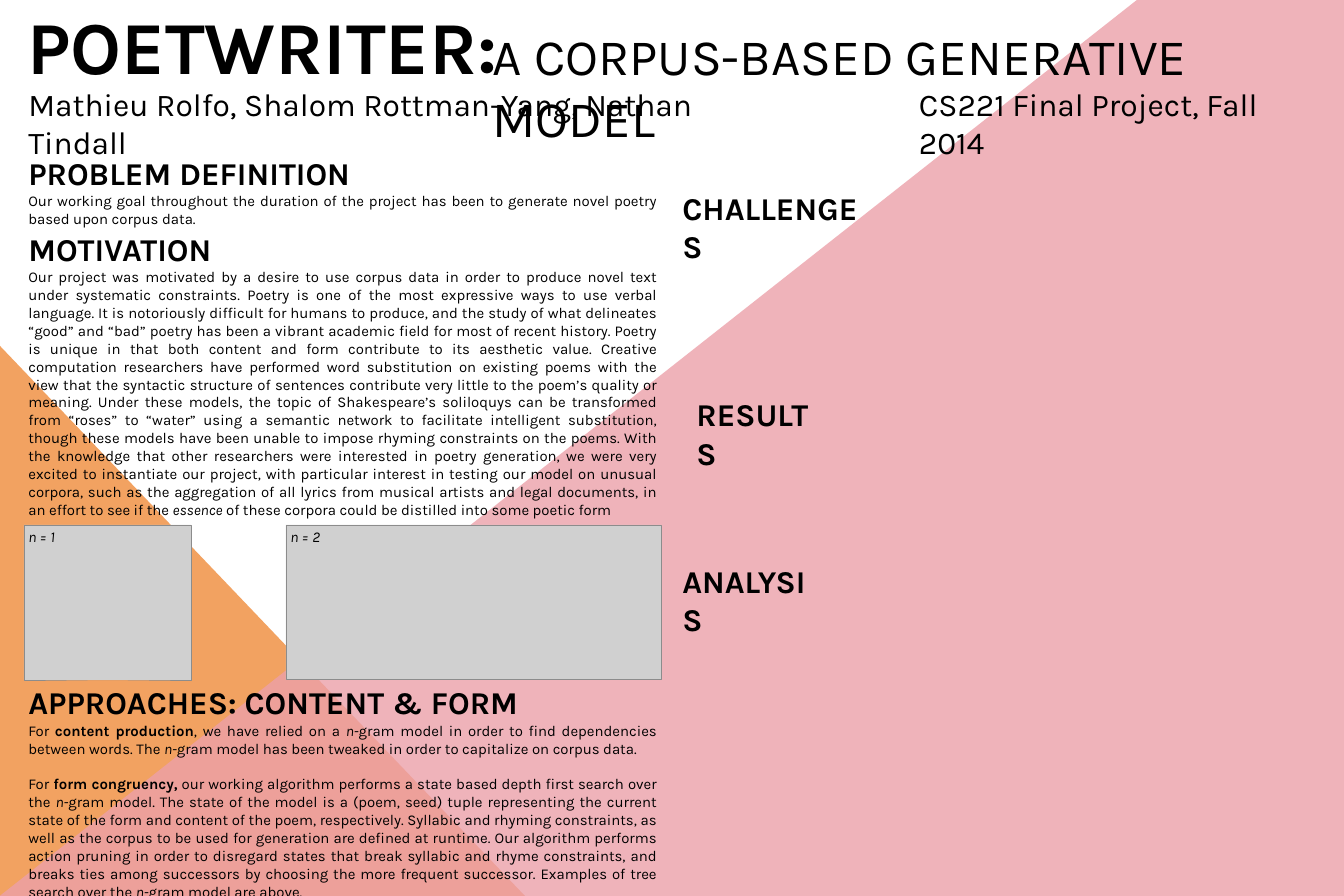
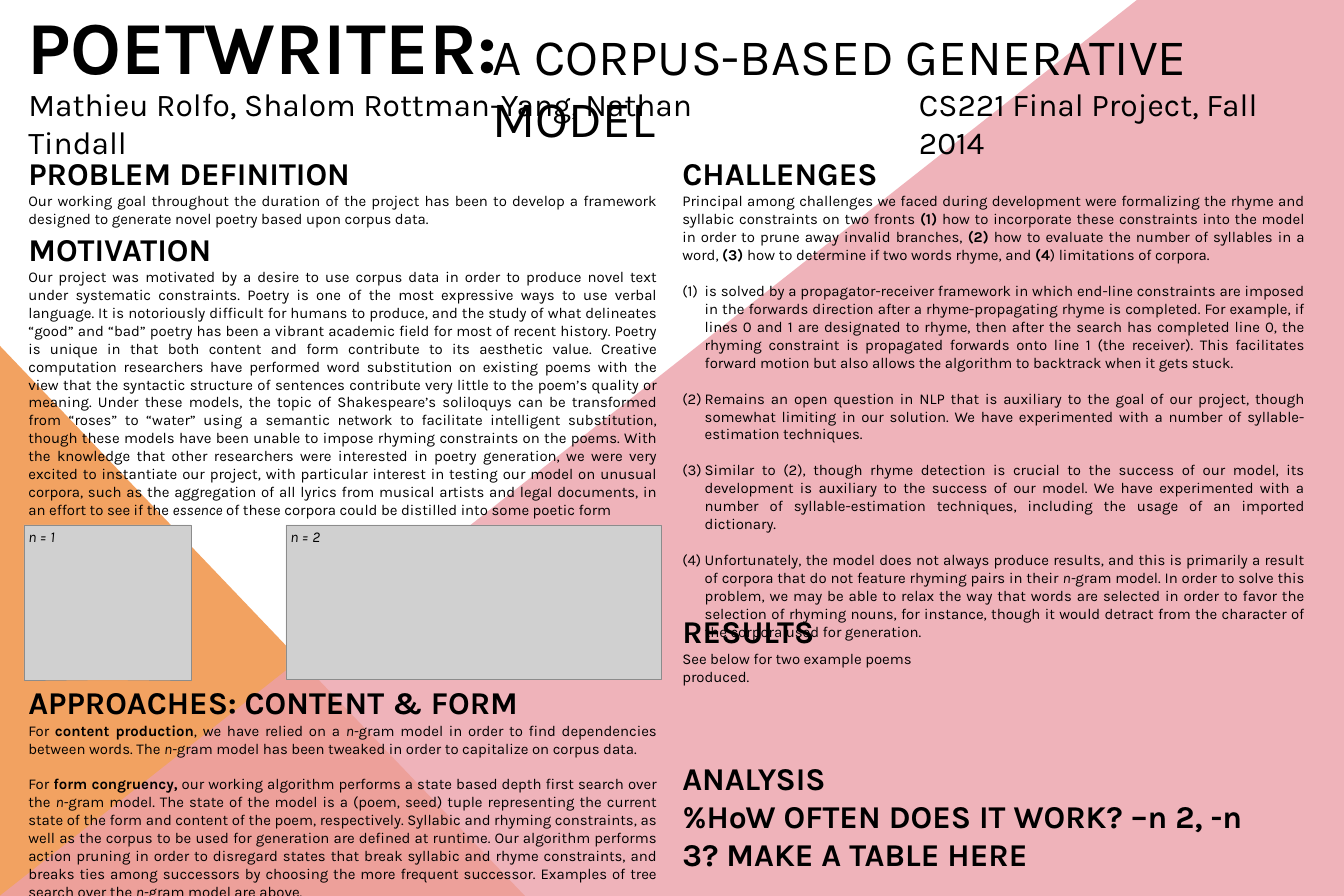
Before and after one commit to ntindall/poetwriter, a slide deck: slide 1 of project_poster.pptx. Drawn at 1344x896 pixels with LibreOffice and Linux fonts; fonts in the diff are those of the drawing; grey boxes stand for pictures. Boxes give left, top, right and bottom in pixels: in the first picture for what was removed or moved away, otherwise in the second. Text is boxed around its words. In the diff, an @@ line names an element or a change of style, - is before the commit and + after.

Commit message:
more poster

```diff
--- a/project_poster.pptx
+++ b/project_poster.pptx
@@ text added at (x1=682, y1=164, x2=1305, y2=623), 24 pt, text #000000 @@
+CHALLENGES
+Principal among challenges we faced during development were formalizing the rhyme and syllabic constraints on two fronts (1) how to incorporate these constraints into the model in order to prune away invalid branches, (2) how to evaluate the number of syllables in a word, (3) how to determine if two words rhyme, and (4) limitations of corpora.
+(1) is solved by a propagator-receiver framework in which end-line constraints are imposed in the forwards direction after a rhyme-propagating rhyme is completed. For example, if lines 0 and 1 are designated to rhyme, then after the search has completed line 0, the rhyming constraint is propagated forwards onto line 1 (the receiver). This facilitates forward motion but also allows the algorithm to backtrack when it gets stuck.
+(2) Remains an open question in NLP that is auxiliary to the goal of our project, though somewhat limiting in our solution. We have experimented with a number of syllable-estimation techniques.
+(3) Similar to (2), though rhyme detection is crucial to the success of our model, its development is auxiliary to the success of our model. We have experimented with a number of syllable-estimation techniques, including the usage of an imported dictionary.
+(4) Unfortunately, the model does not always produce results, and this is primarily a result of corpora that do not feature rhyming pairs in their n-gram model. In order to solve this problem, we may be able to relax the way that words are selected in order to favor the selection of rhyming nouns, for instance, though it would detract from the character of the corpora used for generation.
@@ text at (x1=28, y1=195, x2=656, y2=228): text changed @@
-Our working goal throughout the duration of the project has been to generate novel poetry based upon corpus data.
+Our working goal throughout the duration of the project has been to develop a framework designed to generate novel poetry based upon corpus data.
@@ text removed at (x1=678, y1=187, x2=870, y2=230) @@
-CHALLENGES
@@ text "RESULTS" moved from (x1=692, y1=393, x2=823, y2=436) to (x1=682, y1=614, x2=911, y2=686) @@
@@ text at (x1=682, y1=653, x2=911, y2=686): paragraph added @@
+See below for two example poems produced.
@@ text "ANALYSIS" moved from (x1=678, y1=559, x2=817, y2=602) to (x1=682, y1=769, x2=1243, y2=867) @@
@@ text at (x1=682, y1=807, x2=1243, y2=867): paragraph added @@
+%HoW OFTEN DOES IT WORK? –n 2, -n 3? MAKE A TABLE HERE
```
